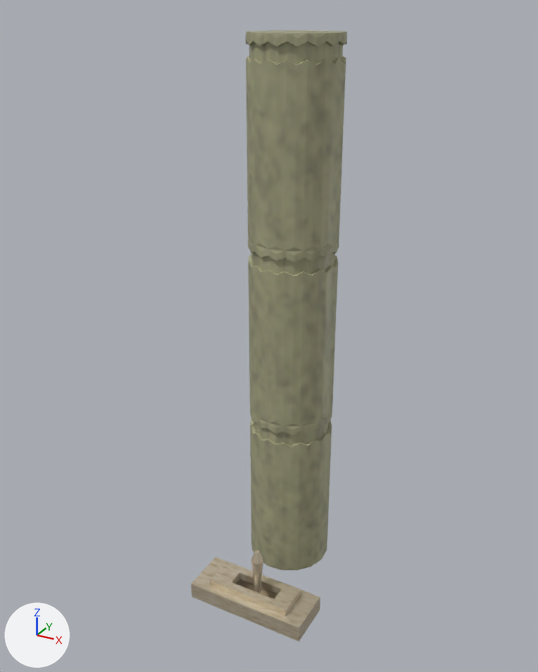
Two versions of the glTF model 箱庭/Asset/Models/Terrains/Gimmick/FallPillar/Pillar.gltf, one commit apart.
One viewpoint serves both versions: a 50 mm lens placed at (7.16, -12.0, 12.92), pointed at (-0.1, 1.21, 6.32). Arrows for +X, +Y and +Z are at lower left; the lights stay in place. Where no turn or scale is listed for an object, it has been applied to the vertices. Vertices at the same position are counted once.

Objects in the first picture: '円柱', '円柱.001', '立方体.001'.
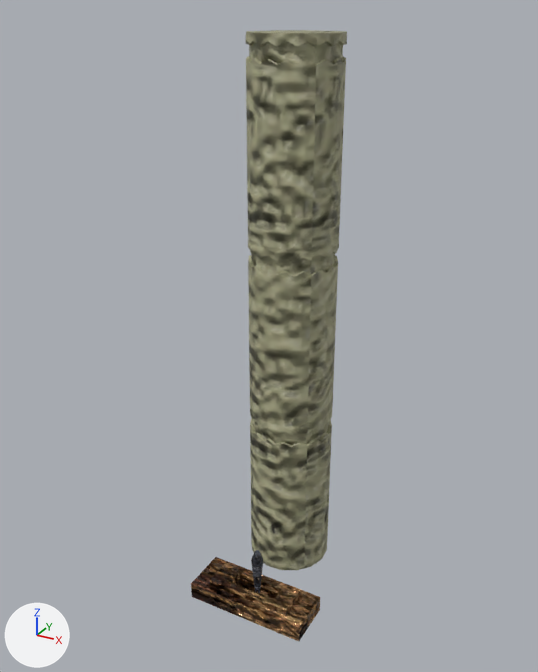
What changed in the scene script:
```text
Add img_stone2:
    img_stone2 = load_image('stone2', 'stone2.jpg', 64, 43, 'sRGB')
Add img_normalstone2:
    img_normalstone2 = load_image('normalstone2', 'normalstone2.png', 64, 43, 'Non-Color')
Add img_normals3:
    img_normals3 = load_image('normalS3', 'normalS3.png', 128, 128, 'Non-Color')
Add img_normalstone1:
    img_normalstone1 = load_image('normalstone1', 'normalstone1.png', 64, 43, 'Non-Color')
Add img_stone1:
    img_stone1 = load_image('stone1', 'stone1.jpg', 64, 43, 'sRGB')
Change mat_マテリアル:
    where n2 = _N.new('ShaderNodeTexImage'); n2.name = 'Image Texture'
    n2.image: img_sunahekil02 -> img_stone1
    add n3 = _N.new('ShaderNodeNormalMap'); n3.name = 'Normal Map'
    add n3.uv_map = 'UVMap'
    add n4 = _N.new('ShaderNodeTexImage'); n4.name = 'Image Texture.001'
    add n4.image = img_normalstone1
    where n0 = _N.new('ShaderNodeBsdfPrincipled'); n0.name = 'Principled BSDF'
    add _L.new(n3.outputs[0], n0.inputs[5])  # 'Normal' to 'Normal'
    add _L.new(n4.outputs[0], n3.inputs[1])  # 'Color' to 'Color'
Change mat_マテリアル_001:
    add n3 = _N.new('ShaderNodeNormalMap'); n3.name = 'Normal Map'
    add n3.uv_map = 'UVMap'
    add n4 = _N.new('ShaderNodeTexImage'); n4.name = 'Image Texture.001'
    add n4.image = img_normals3
    where n0 = _N.new('ShaderNodeBsdfPrincipled'); n0.name = 'Principled BSDF'
    add _L.new(n3.outputs[0], n0.inputs[5])  # 'Normal' to 'Normal'
    add _L.new(n4.outputs[0], n3.inputs[1])  # 'Color' to 'Color'
Add mat_マテリアル_002:
    mat_マテリアル_002 = bpy.data.materials.new('マテリアル.002')
    # uses the picture img_normalstone2
    # uses the picture img_stone2
Change me_円柱_001:
    where me_円柱_001.from_pydata(...)  # 96 vertices, 188 faces; spans x -0.14..0.14, y -0.14..0.14, z -0.32..1.22
    remove me_円柱_001.materials.append(mat_マテリアル)  # picture img_sunahekil02
    add me_円柱_001.materials.append(mat_マテリアル_002)
Change me_円柱:
    where me_円柱.from_pydata(...)  # 1150 vertices, 2292 faces; spans x -0.99..0.99, y -0.99..0.99, z -1.0..11.52
    used by ob_円柱_001; location = (0.0, 2.13, 0.98)
    me_円柱 part 1: texture (UV) coordinates of 2292 of 2292 faces, centred in x -0.99..0.99, y -0.99..0.99, z -1.0..11.52, changed; they spanned u 0.0..1.0, v 0.0..1.0 and now span u 0.42..0.58, v -0.11..0.89
```

Location of each change, [x1, y1, x2, y2] in pixels of the pictures (538 x 672 px):
'円柱.001', surface changed
    both: [246, 30, 346, 570]
'立方体.001', surface changed (beige to brown)
    both: [191, 557, 320, 641]
'円柱', surface changed, recoloured (brown to black)
    both: [251, 550, 263, 593]
part 1 of me_円柱, surface changed
    both: [246, 30, 347, 570]
